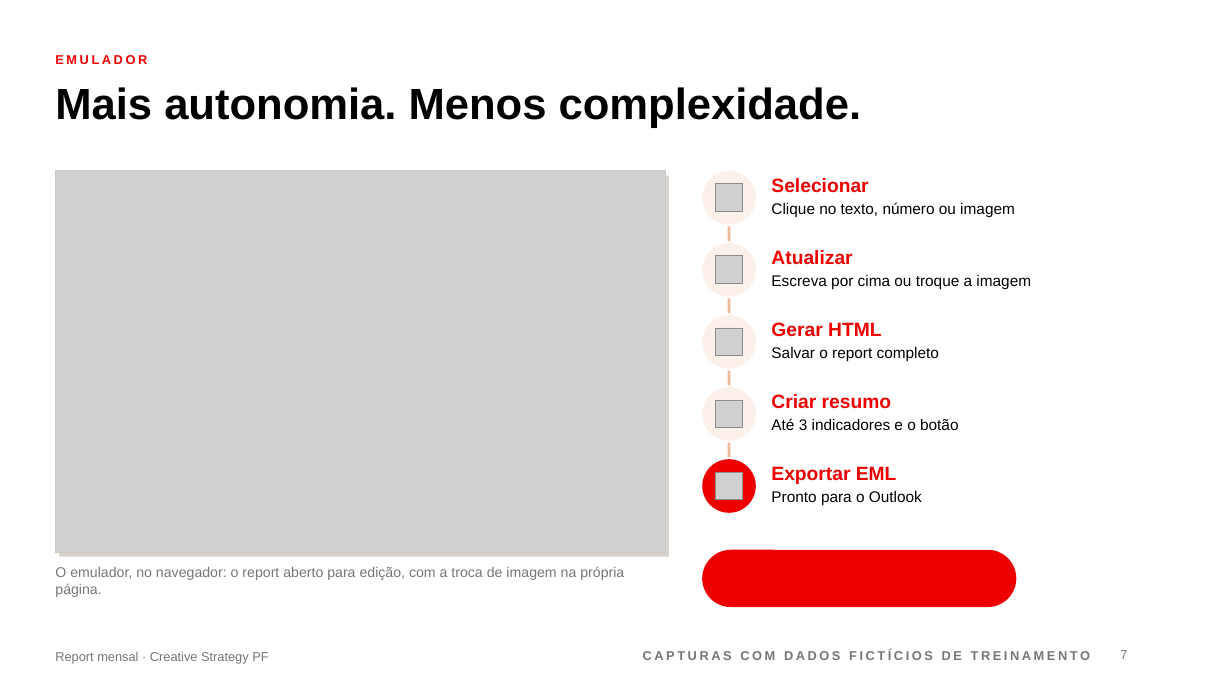
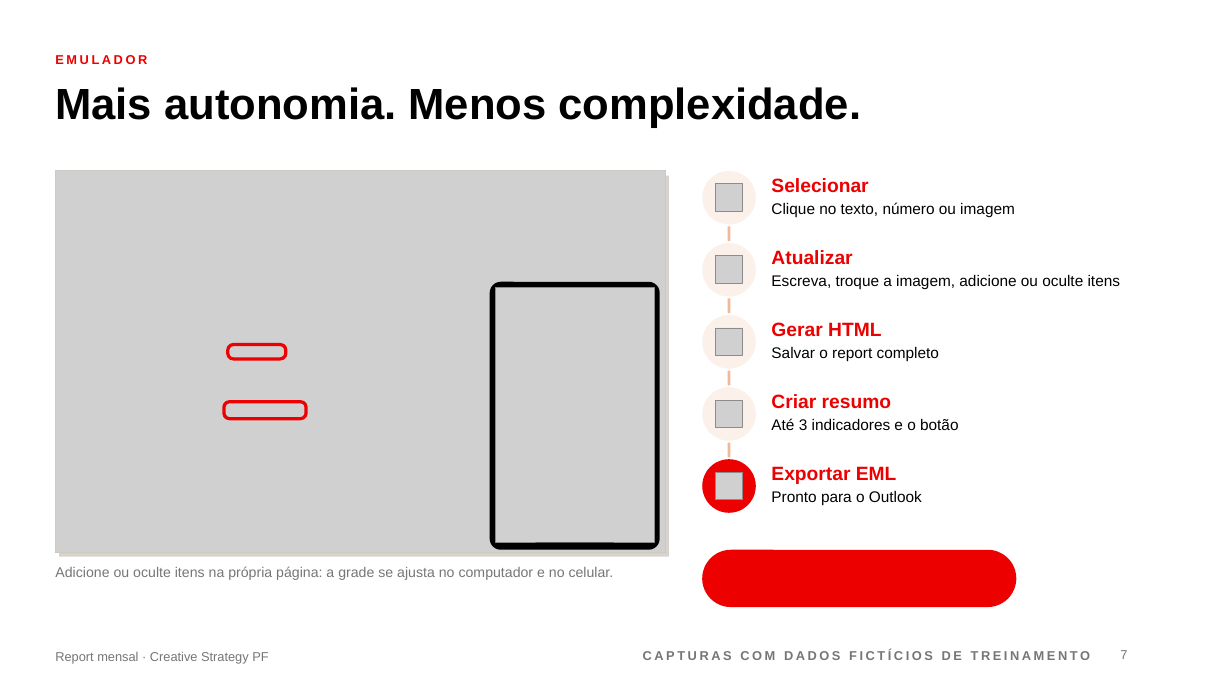
Before and after one commit to fabrizzioriccelli/report_mensal_st, a slide deck: slide 7 of kit/apresentacao-executiva.pptx. Drawn at 1232x693 pixels with LibreOffice and Linux fonts; fonts in the diff are those of the drawing; grey boxes stand for pictures; background and template pictures are left out. Boxes give left, top, right and bottom in pixels: in the first picture for what was removed or moved away, otherwise in the second. Text is boxed around its words. In the diff, an @@ line names an element or a change of style, - is before the commit and + after.

```diff
--- a/kit/apresentacao-executiva.pptx
+++ b/kit/apresentacao-executiva.pptx
@@ rounded rectangle added at <box>490,282,660,550</box>, fill #000000 @@
@@ picture added at <box>495,287,654,543</box> @@
@@ text at <box>771,275,1120,289</box>: text changed @@
-Escreva por cima ou troque a imagem
+Escreva, troque a imagem, adicione ou oculte itens
@@ rounded rectangle added at <box>228,345,287,360</box>, outline #EC0000 2.5 pt @@
@@ rounded rectangle added at <box>224,402,306,419</box>, outline #EC0000 2.5 pt @@
@@ text at <box>55,566,614,580</box>: text changed @@
-O emulador, no navegador: o report aberto para edição, com a troca de imagem na própria página.
+Adicione ou oculte itens na própria página: a grade se ajusta no computador e no celular.
```
Also in this commit, not shown: 2 other slides changed, 4 other files.
